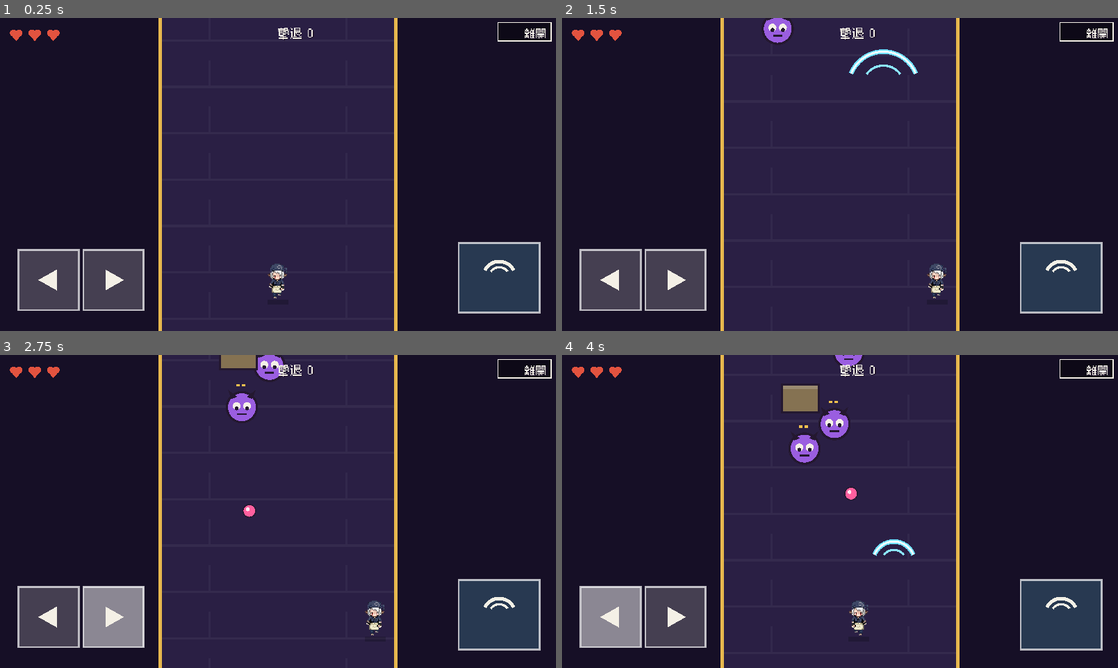
Above: before the commit, frames 1-4 (two rows, left to right).
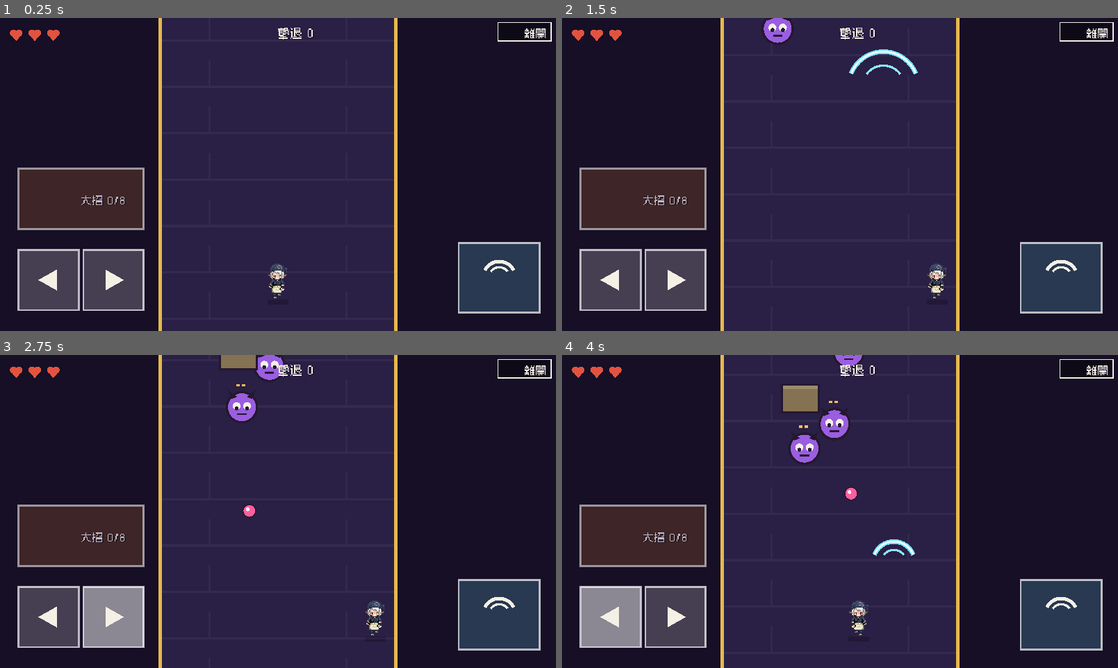
Above: after the commit, the same moments.

Repository: meloalright/ramen-ya
Game: Godot game, scene res://scenes/Tower.tscn
The game is run twice, just before and just after one commit, with the same random seed, the same clock (stepped at 60 frames per second) and the same inputs. This scene is started directly instead of the project's main scene.
Inputs (mouse positions are in pixels of both pictures, inside the frame that each line leads up to):
- Up to frame 1 (0.25 s): no input
- Up to frame 2 (1.5 s): tap Enter at 0.5 s; move the mouse to (962, 158) at 0.52 s; hold D 0.53-1.25 s; tap E at 0.6 s; click (962, 158) at 0.67 s; tap Space at 0.77 s; tap Shift at 0.8 s; drag from (728, 190) to (812, 237) at 1.27 s
- Up to frame 3 (2.75 s): move the mouse to (333, 442) at 2.02 s; hold D from 2.03 s (still down); tap Q at 2.1 s; tap E at 2.3 s
- Up to frame 4 (4 s): release D at 2.75 s; drag from (812, 574) to (673, 464) at 2.77 s; move the mouse to (1006, 558) at 3.52 s; hold A from 3.53 s (still down); tap Shift at 3.6 s; tap Space at 3.77 s; tap Q at 3.8 s

The runs differ from the first frame. In frame 1, 4.5% of the frame differs, in the area x 3-26%, y 47-68%; in frame 2, 4.5%; in frame 3, 4.5%; in frame 4, 4.5%.

Commit message:
feat(tower): 大招 ultimate — 沸腾巨浪 screen-clear
Defeating monsters charges an ultimate gauge (8 kills). When full, the 大招
button glows; tapping it (or E/Shift) unleashes a boiling surge that rises
up the shaft, wiping all enemy bullets, killing every monster and shattering
every obstacle in its wake, with an impact flash. Charge bar + reset wired in.

Co-Authored-By: Claude Opus 4.8 (1M context) <noreply@anthropic.com>

Diff:
--- a/scripts/Tower.gd
+++ b/scripts/Tower.gd
@@ -58,6 +58,13 @@
 const OBST_HH := 13.0
 var obstacles: Array = []      # {pos, vy, hp, hurt}
 var obst_cd := 2.2
+
+# 大招 · 沸腾巨浪: charge by defeating enemies, then sweep the whole shaft
+const ULT_MAX := 8
+var ult_charge := 0
+var ult_active := false
+var ult_wave_y := 0.0
+var flash := 0.0
 var puffs: Array = []          # {pos, ttl}
 var bg_y := 0.0
 
@@ -75,6 +82,7 @@
 const LEFT_RECT  := Rect2(16, 200, 52, 52)
 const RIGHT_RECT := Rect2(72, 200, 52, 52)
 const SHOOT_RECT := Rect2(396, 194, 70, 60)
+const ULT_RECT   := Rect2(16, 130, 108, 52)
 const BACK_RECT  := Rect2(W - 50, 4, 46, 16)
 
 @onready var cam: Camera2D = $Camera
@@ -127,6 +135,8 @@
 			_exit()
 		elif game_over and event.keycode in [KEY_R, KEY_SPACE, KEY_ENTER]:
 			_restart()
+		elif event.keycode in [KEY_E, KEY_SHIFT, KEY_Q]:
+			_fire_ult()
 
 
 func _on_press(p: Vector2) -> void:
@@ -135,6 +145,9 @@
 		return
 	if game_over:
 		_restart()
+		return
+	if ULT_RECT.has_point(p) and ult_charge >= ULT_MAX and not ult_active:
+		_fire_ult()
 		return
 	# tap an obstacle (in the play column) to chip it — a few taps breaks it
 	for o in obstacles:
@@ -162,6 +175,8 @@
 		anim -= 0.16
 		anim_i = (anim_i + 1) % 4
 	bg_y = fmod(bg_y + 74.0 * delta, 40.0)
+	if flash > 0.0:
+		flash = max(0.0, flash - delta * 1.4)
 	for p in puffs:
 		p.ttl -= delta
 	puffs = puffs.filter(func(p): return p.ttl > 0.0)
@@ -172,6 +187,22 @@
 
 	if invuln > 0.0:
 		invuln -= delta
+
+	# 大招 sweep: a boiling surge rises and wipes everything in its wake
+	if ult_active:
+		ult_wave_y -= 560.0 * delta
+		eballs.clear()
+		for e in enemies:
+			if e.hp > 0 and e.pos.y >= ult_wave_y:
+				defeated += 1
+				puffs.append({"pos": e.pos, "ttl": 0.4})
+				e.hp = 0
+		for o in obstacles:
+			if o.hp > 0 and o.pos.y >= ult_wave_y:
+				puffs.append({"pos": o.pos, "ttl": 0.4})
+				o.hp = 0
+		if ult_wave_y < -32.0:
+			ult_active = false
 
 	# movement (within the column)
 	var lp := Input.is_physical_key_pressed(KEY_A) or Input.is_physical_key_pressed(KEY_LEFT) or _touch_in(LEFT_RECT)
@@ -256,6 +287,7 @@
 				s.y = -999.0
 				if e.hp <= 0:
 					defeated += 1
+					ult_charge = min(ULT_MAX, ult_charge + 1)
 					puffs.append({"pos": e.pos, "ttl": 0.4})
 					_sfx()
 				break
@@ -298,7 +330,20 @@
 	enemy_vy = 30.0
 	spawn_cd = 0.7
 	obst_cd = 2.2
+	ult_charge = 0
+	ult_active = false
+	flash = 0.0
 	game_over = false
+
+
+func _fire_ult() -> void:
+	if ult_active or ult_charge < ULT_MAX:
+		return
+	ult_active = true
+	ult_wave_y = H + 12.0
+	ult_charge = 0
+	flash = 0.6
+	_sfx()
 
 
 func _sfx() -> void:
@@ -342,6 +387,18 @@
 		var a: float = clamp(p.ttl / 0.4, 0.0, 1.0)
 		draw_arc(p.pos, (1.0 - a) * 18.0 + 4.0, 0.0, TAU, 18, Color(1, 1, 1, a * 0.6), 2.5)
 
+	if ult_active:
+		var wy := ult_wave_y
+		draw_rect(Rect2(CX_L, wy, CX_R - CX_L, H - wy + 12.0), Color(0.42, 0.9, 1.0, 0.16))
+		draw_rect(Rect2(CX_L, wy - 3.0, CX_R - CX_L, 9.0), C_WAVE)
+		draw_rect(Rect2(CX_L, wy - 5.0, CX_R - CX_L, 2.0), Color(1, 1, 1, 0.95))
+		var bx := CX_L + 18.0
+		while bx < CX_R:
+			draw_arc(Vector2(bx, wy + 7.0), 15.0, PI * 1.1, PI * 1.9, 12, Color(1, 1, 1, 0.85), 3.0)
+			bx += 38.0
+	if flash > 0.0:
+		draw_rect(Rect2(0, 0, W, H), Color(1, 1, 1, flash * 0.55))
+
 	_draw_hud()
 	_draw_buttons()
 	if game_over:
@@ -418,6 +475,18 @@
 
 
 func _draw_buttons() -> void:
+	# 大招 button + charge gauge (left panel, above the move buttons)
+	var ready := ult_charge >= ULT_MAX
+	draw_rect(ULT_RECT, Color(0.95, 0.55, 0.2, 0.5 if ready else 0.18))
+	if not ready:
+		var f := ult_charge / float(ULT_MAX)
+		draw_rect(Rect2(ULT_RECT.position, Vector2(ULT_RECT.size.x * f, ULT_RECT.size.y)), Color(0.95, 0.6, 0.3, 0.4))
+	var lit := ready and int(t * 4.0) % 2 == 0
+	draw_rect(ULT_RECT, C_YELLOW if lit else Color(1, 1, 1, 0.55), false, 2.5 if lit else 1.5)
+	var label := "大招！" if ready else "大招 %d/%d" % [ult_charge, ULT_MAX]
+	_text(label, ULT_RECT.get_center() + Vector2(0, 4), 11 if ready else 9,
+		C_WHITE if ready else Color(1, 1, 1, 0.7), HORIZONTAL_ALIGNMENT_CENTER)
+
 	_btn(LEFT_RECT, _touch_in(LEFT_RECT) or Input.is_physical_key_pressed(KEY_LEFT) or Input.is_physical_key_pressed(KEY_A))
 	var lc := LEFT_RECT.get_center()
 	draw_colored_polygon(PackedVector2Array([lc + Vector2(7, -9), lc + Vector2(7, 9), lc + Vector2(-9, 0)]), C_WHITE)
Binary file changed: assets/fonts/zpix.ttf
